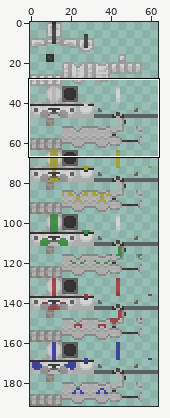
Sprite sheet -- assets/minecraft/textures/models/armor/leather_layer_1.png. The picture above shows the old version from afar; the outline marks the close-up.
Close-up. As it was:
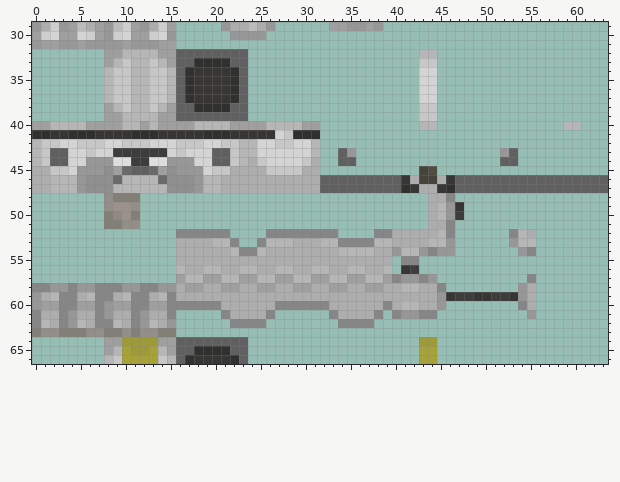
The file is 64x192 pixels. Colours within 5 levels of each other are drawn and written as one. Shown: x 0..63, y 29..66.
And afterwards:
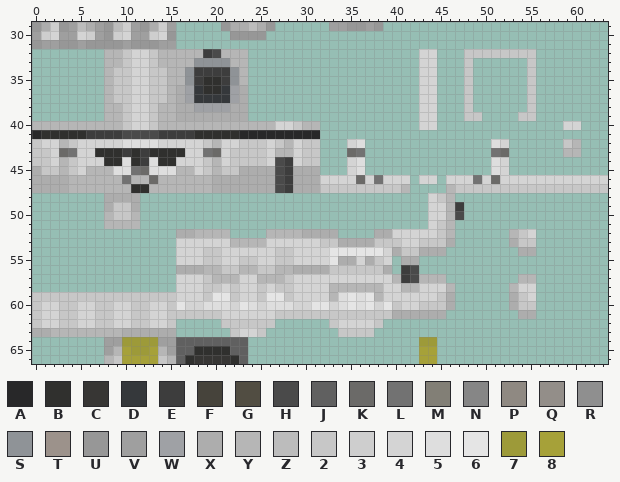
Palette (. is transparent): A #282829  B #30302e  C #373634  D #35383b  E #3d3d3d  F #46433b  G #514d42  H #4a4a4a  J #606060  K #6b6a68  L #727272  M #827f76  N #868686  P #8f8982  Q #938e89  R #8f8f8f  S #8f9397  T #9c928b  U #979797  V #9f9f9f  W #9fa1a5  X #adadad  Y #b6b6b6  Z #bcbcbc  2 #c7c7c7  3 #cecece  4 #d4d4d4  5 #dedede  6 #e5e5e5  7 #9d9a39  8 #a6a139
Change:
y 32: x 8..23 VVYYYYVVJJJJJJJJ -> YY2442YYYYYEHYYY; x 43..44 YY -> 44; x 48..55 ........ -> 22222222
y 33: x 8 V -> Y; x 11..12 YY -> 44; x 15..23 VJJBBBBJJ -> YYYSSSSYY; x 43..44 22 -> 44; x 48 . -> 2; x 55 . -> 2
y 34: x 11..12 YY -> 44; x 16..23 JBCCCCBJ -> YSEEEESY; x 48 . -> 2; x 55 . -> 2
y 35: x 11..12 YY -> 44; x 16..23 JBCCCCBJ -> YSEBBESY; x 48 . -> 2; x 55 . -> 2
y 36: x 11..12 YY -> 44; x 16..23 JBCCCCBJ -> XWDBBDWX; x 48 . -> 2; x 55 . -> 2
y 37: x 11..12 YY -> 44; x 16..23 JBCCCCBJ -> XWDDDDWX; x 48 . -> 2; x 55 . -> 2
y 38: x 8 V -> Y; x 11..12 YY -> 44; x 15..23 VJJBBBBJJ -> YXXWWWWXX; x 43..44 22 -> 44; x 48 . -> 2; x 55 . -> 2
y 39: x 8..23 VVYYYYVVJJJJJJJJ -> YY2442YYXXXXXXXX; x 43..44 22 -> 44; x 48..49 .. -> 22; x 54..55 .. -> 22
y 40: x 0..1 VV -> YY; x 6..17 VVVVYYVYVVVV -> YYYY2442YYYY; x 22..25 VVVV -> YYYY; x 27..31 YYYVV -> 442YY; x 43..44 YY -> 44; x 59..60 YY -> 44
y 41: x 0 B -> A; x 2..3 CC -> BB; x 6..18 BCCCCBBBCCCCC -> EEEEHHHHEEEEB; x 22..31 CCCCC42BBB -> BAAAAAAAAA
y 42: x 0..7 Y2244222 -> 244Y2444; x 10..13 2224 -> 5555; x 16..25 2224422YY4 -> 4442Y44222; x 28 2 -> Y; x 30..31 4Y -> 22; x 35..36 .. -> 45; x 51..52 .. -> 54; x 59..60 .. -> 2Y
y 43: x 0 Y -> 2; x 2..4 JJ4 -> 4KL; x 6..9 244E -> 4BBB; x 11 E -> B; x 13..16 EE42 -> BBBB; x 19..21 4JJ -> LK4; x 23..25 YY4 -> 222; x 27..28 44 -> YY; x 30..31 4Y -> 22; x 34..36 JU. -> .KL; x 51..53 .UJ -> LK.; x 59..60 .. -> YY
y 44: x 0 Y -> 2; x 2..4 JJ4 -> 4Y2; x 6..9 UUU5 -> 44BB; x 11 E -> B; x 14..17 5UUU -> BB44; x 19..21 4JJ -> 2Y4; x 23..24 YX -> 22; x 27..28 44 -> HE; x 31 X -> 2; x 34..36 JJ. -> .45; x 51..53 .JJ -> 54.
y 45: x 1 X -> 2; x 3..20 24UUURVKJJKVRUUU42 -> Y24YYY55LK555YY42Y; x 22 X -> 2; x 26..29 2222 -> XHEX; x 35..36 .. -> 45; x 43..44 FG -> ..; x 51..52 .. -> 54
y 46: x 2..3 YY -> XX; x 5..10 URRRKY -> YYYYYL; x 13..18 YKRRRU -> KYYYYY; x 20 Y -> X; x 27..28 XX -> HE; x 32..63 JJJJJJJJJCXFFXCJJJJJJJJJJJJJJJJJ -> 4444K4L444.44.444L4K444444444444
y 47: x 2..3 YY -> XX; x 5..8 URRR -> YYYY; x 11..12 YY -> BB; x 15..18 RRRU -> YYYY; x 20 Y -> X; x 27..28 XX -> HE; x 32..63 JJJJJJJJJBCXXCBJJJJJJJJJJJJJJJJJ -> 222222222Y....Y22222222222222222
y 48: x 8..11 QMMM -> XXXX; x 44..46 XXN -> 42Y
y 49: x 8..11 QTTQ -> X22X; x 44..47 XYUC -> 44YE
y 50: x 8..11 MPTM -> Y22Y; x 44..47 XYUE -> 44YH
y 51: x 8..11 MMQQ -> YYYY; x 44..46 XXN -> 42Y
y 52: x 16..21 NNNNNN -> XXYYYY; x 26..33 NNNNNNNN -> YYYYXXXX; x 38..46 NNXXXXXYN -> XX444442Y; x 53..55 NYX -> Y24
y 53: x 16..46 XXXXYYN..NYYYXXXYYNNNNYYXXXXYYU -> 444444YYYY44444422XXXX22244222X; x 53..55 UYY -> X22
y 54: x 16..46 XXXXXXYNNYXXXXXXXXYYYYXXUYYUNUU -> 444224444442244446666664X22XXX.; x 54..55 UN -> XX
y 55: x 16..33 XXXXXXXXXXXXXXXXXX -> 444224422442244446; x 36 X -> 4; x 38..39 XX -> 24; x 41..42 NN -> XX
y 56: x 16 Y -> X; x 21..22 XX -> 22; x 25..26 XX -> 22; x 31..39 YYXXYYXXY -> XX222222X; x 41..42 CE -> EH
y 57: x 16..20 VYYVV -> 4442Y; x 23..24 VV -> 44; x 27..45 VVYYVVYYVVYYVNUUNU. -> Y244444444444YEHYYY; x 54..55 .N -> YY
y 58: x 0..40 NNUUNUUNNNUUNNUUXVVXXVVXXVVXXVVXXVVXXVVXX -> ................44422424424224444YYYYYY44; x 43..46 XXN. -> 444Y; x 53..55 .UX -> Y44
y 59: x 0..55 UXYNNXYNNXYNNXYNXXXXXXXXXXXXXXXXXXXXXXXXXXXXXUCEECCEECUX -> 222222222222222244426624426624444Y5656Y4444442X......X24
y 60: x 0..46 UVVNNVVNUVVNNVVNNNNNNXXXXXXNNNNNNXXXXXXNXYYXXU. -> 2442244224422442644555465455544664565646244222X; x 53..55 .NX -> X22
y 61: x 0..45 NXXNUXXNUXXNUXXN.....NXXXXN......NXXXXN.NUUNN. -> 2442244224422442222224444442222222222222XXXXXX; x 54..55 .U -> XX
y 62: x 0..15 NYXNUYXNNYXNUYXU -> 2442244224422442; x 21..26 .NNNN. -> 222222; x 33..38 .NNNN. -> 244442
y 63: x 0..15 MQQMMMQQMMQMQQMM -> XXYYYYYYYYXXXXXX; x 22..25 .... -> 2442; x 34..37 .... -> 2222
Changed places in both close-ups, as pixel boxes (x1, y1, x2, y2):
changed: (32, 49, 608, 337)
